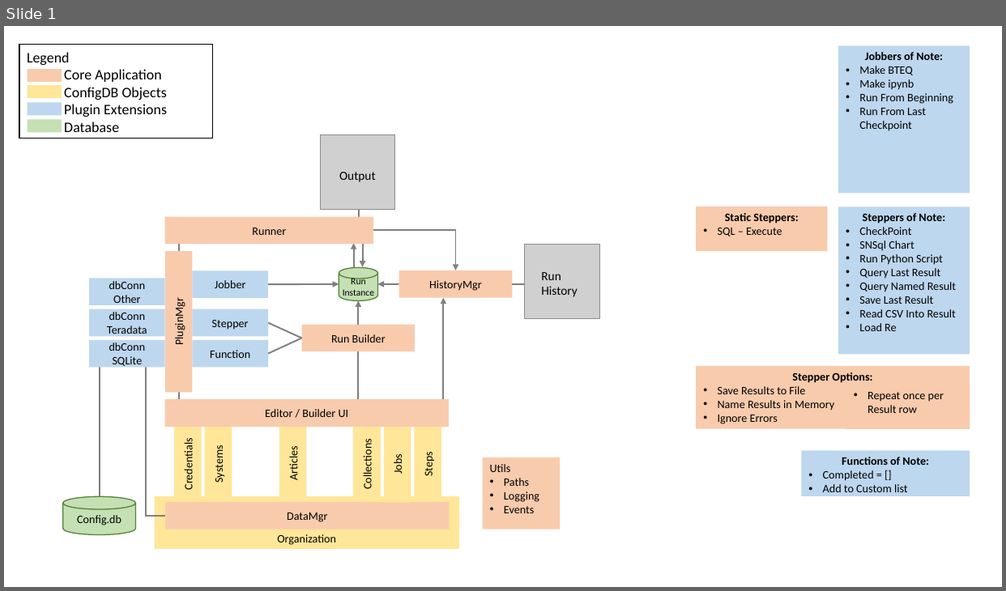
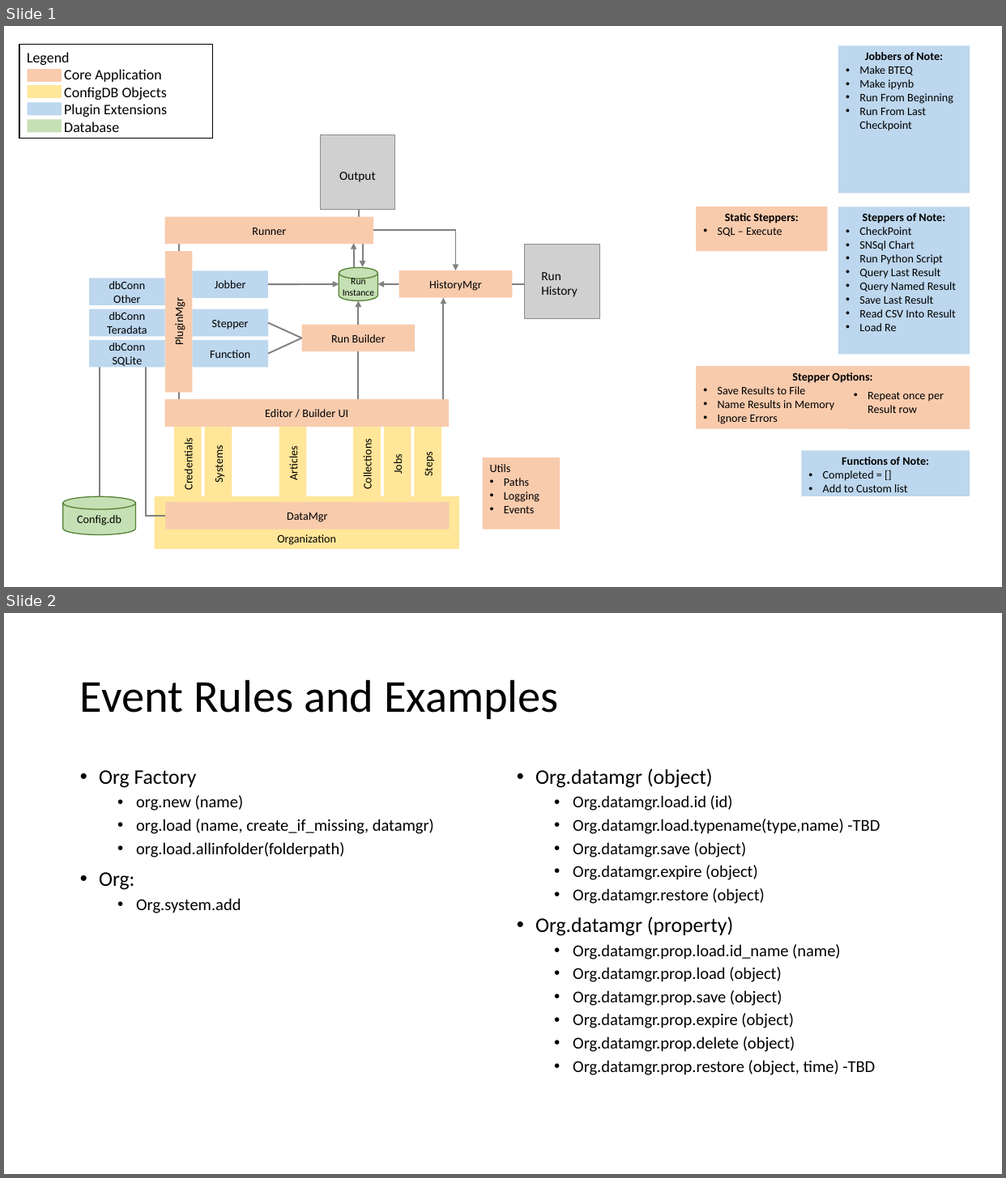
Before and after one commit to Stephen-Hilton/sqljin, a slide deck: application architecture.pptx. Shown one above the other, each under a label of ours: slide 1 before the commit, slides 1 and 2 after it. The pictures are 1006x591 and 1006x1178 pixels, drawn with LibreOffice and Linux fonts; fonts in the diff are those of the drawing; grey boxes stand for pictures. Boxes give left, top, right and bottom in pixels: in the first picture for what was removed or moved away, otherwise in the second. Text is boxed around its words. In the diff, an @@ line names an element or a change of style, - is before the commit and + after.

```diff
--- a/application architecture.pptx
+++ b/application architecture.pptx
@@ slide 2 added at <box>4,613,1002,1174</box>, background #FFFFFF @@
@@ title added at <box>80,679,559,719</box>, 44 pt, text #000000 @@
+Event Rules and Examples
@@ text added at <box>99,770,434,914</box>, 16 pt, text #000000 @@
+• Org Factory
+  • org.new (name)
+  • org.load (name, create_if_missing, datamgr)
+  • org.load.allinfolder(folderpath)
+• Org:
+  • Org.system.add
@@ text added at <box>535,769,880,1076</box>, 16 pt, text #000000 @@
+• Org.datamgr (object)
+  • Org.datamgr.load.id (id)
+  • Org.datamgr.load.typename(type,name) -TBD
+  • Org.datamgr.save (object)
+  • Org.datamgr.expire (object)
+  • Org.datamgr.restore (object)
+• Org.datamgr (property)
+  • Org.datamgr.prop.load.id_name (name)
+  • Org.datamgr.prop.load (object)
+  • Org.datamgr.prop.save (object)
+  • Org.datamgr.prop.expire (object)
+  • Org.datamgr.prop.delete (object)
+  • Org.datamgr.prop.restore (object, time) -TBD
```
Also in this commit, not shown: 1 other slide added, 10 other files.
